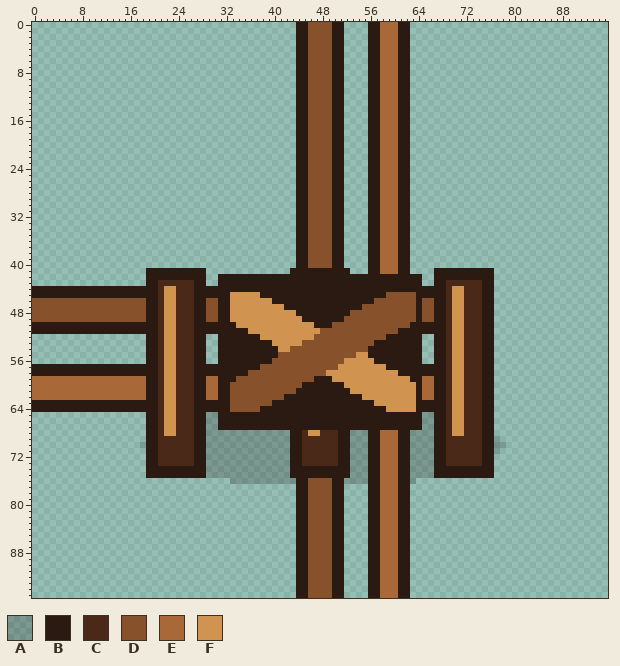
One commit to this pixel-art file: assets/source/aseprite/objects/placeables_96/gate_closed_tee-right_96.aseprite. Above: the version before the commit.
96x96 pixels, 1 frame.
Palette (. is transparent): A #1b120d37  B #2b1a11  C #4a2918  D #87512c  E #a86837  F #d09350
Pixels before (only the part around the change), first column x 14:
31 ..............................BBDDDDBB....BBEEEBB........................
32 ..............................BBDDDDBB....BBEEEBB........................
33 ..............................BBDDDDBB....BBEEEBB........................
34 ..............................BBDDDDBB....BBEEEBB........................
35 ..............................BBDDDDBB....BBEEEBB........................
36 ..............................BBDDDDBB....BBEEEBB........................
37 ..............................BBDDDDBB....BBEEEBB........................
38 ..............................BBDDDDBB....BBEEEBB........................
39 ..............................BBDDDDBB....BBEEEBB........................
40 ..............................BBDDDDBB....BBEEEBB........................
41 .....BBBBBBBBBB..............BBBBBBBBBB...BBEEEBB....BBBBBBBBBB..........
42 .....BBBBBBBBBB..BBBBBBBBBBBBBBBBBBBBBBBBBBBBBBBBBB..BBBBBBBBBB..........
43 .....BBCCCCCCBB..BBBBBBBBBBBBBBBBBBBBBBBBBBBBBBBBBB..BBCCCCCCBB..........
44 BBBBBBBCFFCCCBBBBBBBBBBBBBBBBBBBBBBBBBBBBBBBBBBBBBBBBBBCFFCCCBB..........
45 BBBBBBBCFFCCCBBBBBBFFFFFBBBBBBBBBBBBBBBBBBBBBDDDDDBBBBBCFFCCCBB..........
46 DDDDDBBCFFCCCBBDDBBFFFFFFFBBBBBBBBBBBBBBBBBDDDDDDDBDDBBCFFCCCBB..........
47 DDDDDBBCFFCCCBBDDBBFFFFFFFFFBBBBBBBBBBBBBDDDDDDDDDBDDBBCFFCCCBB..........
48 DDDDDBBCFFCCCBBDDBBFFFFFFFFFFFBBBBBBBBBDDDDDDDDDDDBDDBBCFFCCCBB..........
49 DDDDDBBCFFCCCBBDDBBFFFFFFFFFFFFBBBBBBBDDDDDDDDDDDDBDDBBCFFCCCBB..........
50 BBBBBBBCFFCCCBBBBBBBFFFFFFFFFFFFFBBBDDDDDDDDDDDDDBBBBBBCFFCCCBB..........
51 BBBBBBBCFFCCCBBBBBBBBBFFFFFFFFFFFFDDDDDDDDDDDDDBBBBBBBBCFFCCCBB..........
52 .....BBCFFCCCBB..BBBBBBBFFFFFFFFFDDDDDDDDDDDDBBBBBB..BBCFFCCCBB..........
53 .....BBCFFCCCBB..BBBBBBBBBFFFFFDDDDDDDDDDDDBBBBBBBB..BBCFFCCCBB..........
54 .....BBCFFCCCBB..BBBBBBBBBBFFDDDDDDDDDDDDDBBBBBBBBB..BBCFFCCCBB..........
55 .....BBCFFCCCBB..BBBBBBBBBBDDDDDDDDDDDDDFFBBBBBBBBB..BBCFFCCCBB..........
56 .....BBCFFCCCBB..BBBBBBBBBDDDDDDDDDDDDFFFFFBBBBBBBB..BBCFFCCCBB..........
57 BBBBBBBCFFCCCBBBBBBBBBBBDDDDDDDDDDDDDFFFFFFFFBBBBBBBBBBCFFCCCBB..........
58 BBBBBBBCFFCCCBBBBBBBBBDDDDDDDDDDDDDFFFFFFFFFFFFBBBBBBBBCFFCCCBB..........
59 EEEEEBBCFFCCCBBEEBBBDDDDDDDDDDDDDBBBFFFFFFFFFFFFFBBEEBBCFFCCCBB..........
60 EEEEEBBCFFCCCBBEEBBDDDDDDDDDDDDBBBBBBBFFFFFFFFFFFFBEEBBCFFCCCBB..........
61 EEEEEBBCFFCCCBBEEBBDDDDDDDDDDDBBBBBBBBBFFFFFFFFFFFBEEBBCFFCCCBB..........
62 EEEEEBBCFFCCCBBEEBBDDDDDDDDDBBBBBBBBBBBBBFFFFFFFFFBEEBBCFFCCCBB..........
63 BBBBBBBCFFCCCBBBBBBDDDDDDDBBBBBBBBBBBBBBBBBFFFFFFFBBBBBCFFCCCBB..........
64 BBBBBBBCFFCCCBBBBBBDDDDDBBBBBBBBBBBBBBBBBBBBBFFFFFBBBBBCFFCCCBB..........
65 .....BBCFFCCCBBAABBBBBBBBBBBBBBBBBBBBBBBBBBBBBBBBBBAABBCFFCCCBB..........
66 .....BBCFFCCCBBAABBBBBBBBBBBBBBBBBBBBBBBBBBBBBBBBBBAABBCFFCCCBB..........
67 .....BBCFFCCCBBAABBBBBBBBBBBBBBBBBBBBBBBBBBBBBBBBBBAABBCFFCCCBB..........
68 .....BBCFFCCCBBAAAAAAAAAAAAAABBCFFCCCBBAAABBEEEBBAAAABBCFFCCCBB..........
69 .....BBCCCCCCBBAAAAAAAAAAAAAABBCCCCCCBBAAABBEEEBBAAAABBCCCCCCBBA.........
70 ....ABBCCCCCCBBAAAAAAAAAAAAAABBCCCCCCBBAAABBEEEBBAAAABBCCCCCCBBAA........
71 .....BBCCCCCCBBAAAAAAAAAAAAAABBCCCCCCBBAAABBEEEBBAAAABBCCCCCCBBA.........
72 .....BBCCCCCCBBAAAAAAAAAAAAAABBCCCCCCBBAAABBEEEBBAAAABBCCCCCCBB..........
73 .....BBCCCCCCBBAAAAAAAAAAAAAABBCCCCCCBBAAABBEEEBBAAAABBCCCCCCBB..........
74 .....BBBBBBBBBBAAAAAAAAAAAAAABBBBBBBBBBAAABBEEEBBAAAABBBBBBBBBB..........
75 .....BBBBBBBBBBAAAAAAAAAAAAAABBBBBBBBBBAAABBEEEBBAAAABBBBBBBBBB..........
76 ...................AAAAAAAAAAABBDDDDBBAAAABBEEEBBA.......................
77 ..............................BBDDDDBB....BBEEEBB........................
78 ..............................BBDDDDBB....BBEEEBB........................
79 ..............................BBDDDDBB....BBEEEBB........................
80 ..............................BBDDDDBB....BBEEEBB........................
81 ..............................BBDDDDBB....BBEEEBB........................
82 ..............................BBDDDDBB....BBEEEBB........................
83 ..............................BBDDDDBB....BBEEEBB........................
84 ..............................BBDDDDBB....BBEEEBB........................
The same view after the edit:
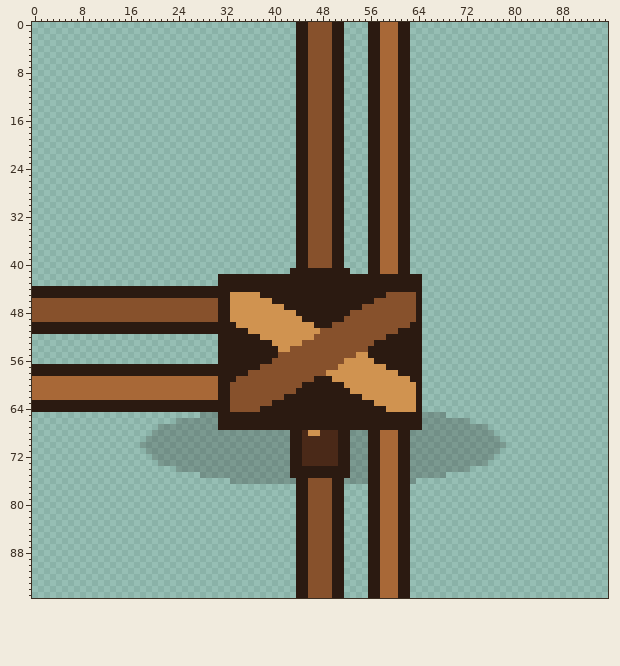
Diff:
Colour A replaces colour B in row 65 at x 28 and 67 to 68; in row 66 at x 27 to 28 and 67 to 68; in row 67 at x 27 to 28, 67 to 68 and 75; in row 68 at x 20, 27 to 28, 67 to 68 and 75 to 76; in rows 69 to 71 at x 19 to 20, 27 to 28, 67 to 68 and 75 to 76; in row 72 at x 20, 27 to 28, 67 to 68 and 75 to 76.
Colour A replaces colour B in row 73 at x 27 to 28, 67 to 68 and 75; in row 74 at x 24 to 28 and 67 to 72; in row 75 at x 28 and 67 to 68.
Colour A replaces colour C in row 66 at x 24 to 26, 69 and 72; in rows 67 to 68 at x 21, 24 to 26, 69 and 72 to 74; in rows 69 to 73 at x 21 to 26 and 69 to 74.
Colour A replaces colour F in row 66 at x 70 to 71; in rows 67 to 68 at x 22 to 23 and 70 to 71.
Colour B replaces colour C in rows 44 to 45 at x 21 and 24 to 26; in rows 50 to 51 at x 21 and 24 to 26; in rows 57 to 58 at x 21 and 24 to 26; in rows 63 to 64 at x 21 and 24 to 26.
Colour B replaces colour F in rows 44 to 45 at x 22 to 23; in rows 50 to 51 at x 22 to 23; in rows 57 to 58 at x 22 to 23; in rows 63 to 64 at x 22 to 23.
Colour D replaces colour B in rows 46 to 49 at x 19 to 20 and 27 to 28.
Colour D replaces colour C in rows 46 to 49 at x 21 and 24 to 26.
Colour D replaces colour F in rows 46 to 49 at x 22 to 23.
Colour E replaces colour B in rows 59 to 62 at x 19 to 20 and 27 to 28.
Colour E replaces colour C in rows 59 to 62 at x 21 and 24 to 26.
Colour E replaces colour F in rows 59 to 62 at x 22 to 23.
The edit erases colour B in rows 41 to 42 at x 19 to 28 and 67 to 76; in row 43 at x 19 to 20, 27 to 28, 67 to 68 and 75 to 76; in rows 44 to 45 at x 65 to 68 and 75 to 76; in rows 46 to 49 at x 67 to 68 and 75 to 76; in rows 50 to 51 at x 65 to 68 and 75 to 76; in rows 52 to 56 at x 19 to 20, 27 to 28, 67 to 68 and 75 to 76.
The edit erases colour B in rows 57 to 58 at x 65 to 68 and 75 to 76; in rows 59 to 62 at x 67 to 68 and 75 to 76; in rows 63 to 64 at x 65 to 68 and 75 to 76; in row 65 at x 19 to 20, 27 and 75 to 76; in row 66 at x 19 to 20 and 75 to 76; in row 67 at x 19 to 20 and 76.
The edit erases colour B in row 68 at x 19; in row 72 at x 19; in row 73 at x 19 to 20 and 76; in row 74 at x 19 to 23 and 73 to 76; in row 75 at x 19 to 27 and 69 to 76.
The edit erases colour C in row 43 at x 21 to 26 and 69 to 74; in rows 44 to 51 at x 69 and 72 to 74; in rows 52 to 56 at x 21, 24 to 26, 69 and 72 to 74; in rows 57 to 64 at x 69 and 72 to 74; in row 65 at x 21, 24 to 26, 69 and 72 to 74; in row 66 at x 21 and 73 to 74.
The edit erases colour D in rows 46 to 49 at x 65 to 66.
The edit erases colour E in rows 59 to 62 at x 65 to 66.
The edit erases colour F in rows 44 to 51 at x 70 to 71; in rows 52 to 56 at x 22 to 23 and 70 to 71; in rows 57 to 64 at x 70 to 71; in row 65 at x 22 to 23 and 70 to 71; in row 66 at x 22 to 23.
Where, in picture pixels (left, top, right, bottom), the same in both pictures:
changed: (146, 268, 206, 478)
changed: (422, 268, 494, 478)
